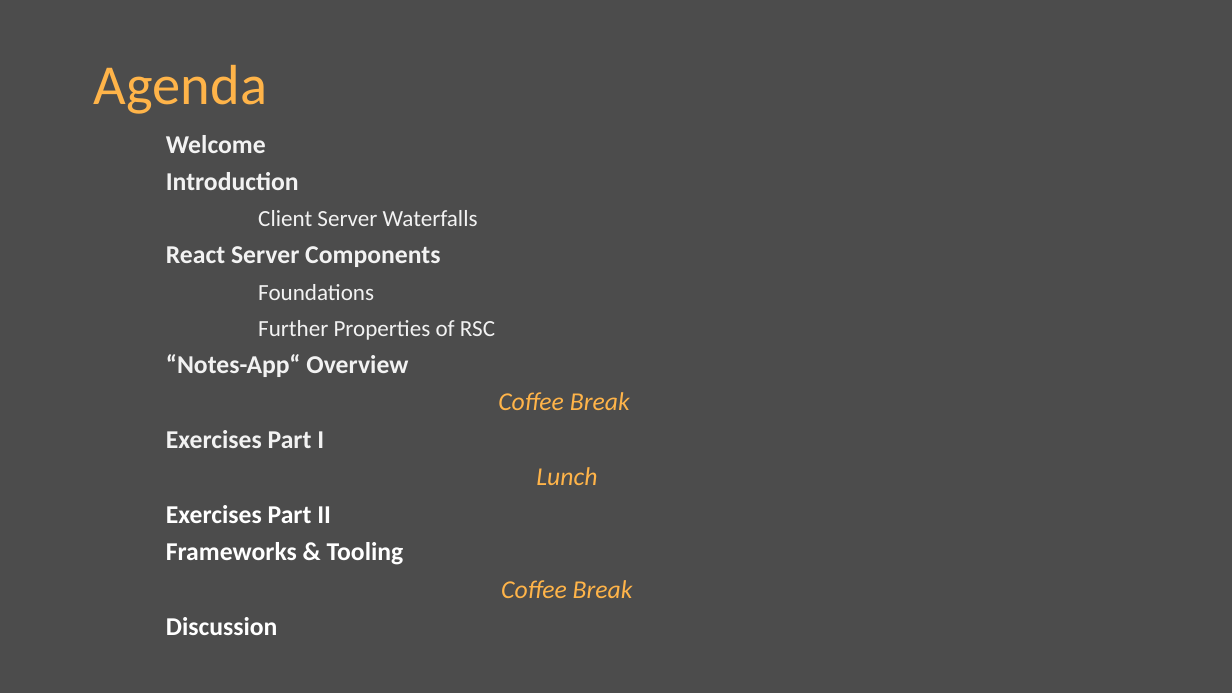
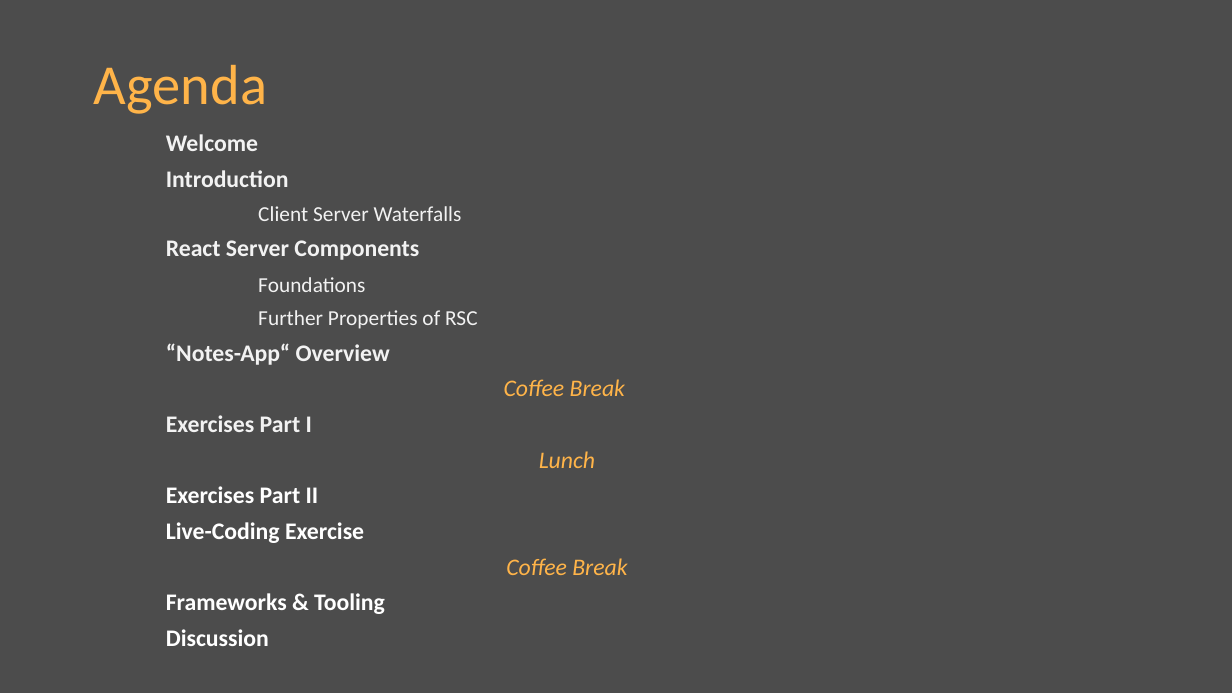
Before and after one commit to alexksbr/server-components-demo, a slide deck: slide 2 of presentation.pptx. Drawn at 1232x693 pixels with LibreOffice and Linux fonts; fonts in the diff are those of the drawing. Boxes give left, top, right and bottom in pixels: in the first picture for what was removed or moved away, otherwise in the second. Text is boxed around its words. In the diff, an @@ line names an element or a change of style, - is before the commit and + after.

Commit message:
adapt presentation agenda

```diff
--- a/presentation.pptx
+++ b/presentation.pptx
@@ text at bbox=[166, 134, 625, 646]: size 20 to 18.5 pt in "Welcome", "Introduction", "React Server Components", "“Notes-App“ Overview" and 6 more places; size 18 to 16.6 pt in "Client Server Waterfalls", "Foundations", "Further Properties of RSC" @@
@@ text at bbox=[166, 522, 627, 575]: paragraphs added @@
+Live-Coding Exercise
+Coffee Break
@@ text at bbox=[501, 580, 633, 598]: paragraph removed @@
-Coffee Break
```
